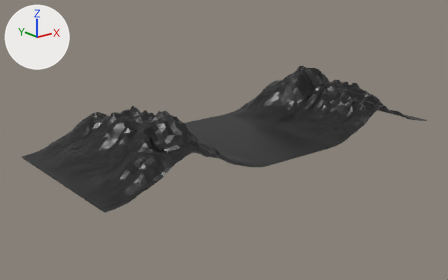
The COLLADA model assets/bgmountains.dae: old version first, new version second.
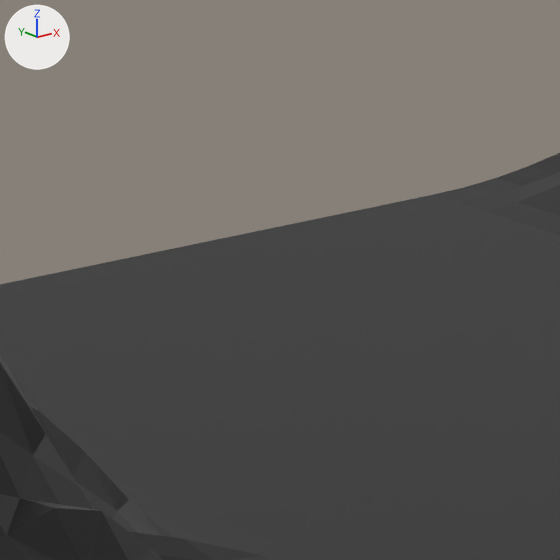
There are two pictures of each version: one whole from a camera (50 mm lens) standing at (-97.8, -94.5, 46.2) and looking at (-5.1, 21.4, -0.2), one close up on the part from 42% to 53% of the width and 35% to 52% of the height. Every picture has the same lights, and +X, +Y and +Z are marked at upper left. Where no turn or scale is listed for an object, it has been applied to the vertices.

The first close-up shows 'Landscape'.
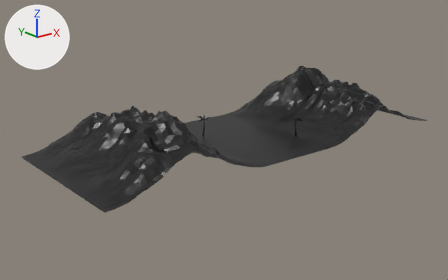
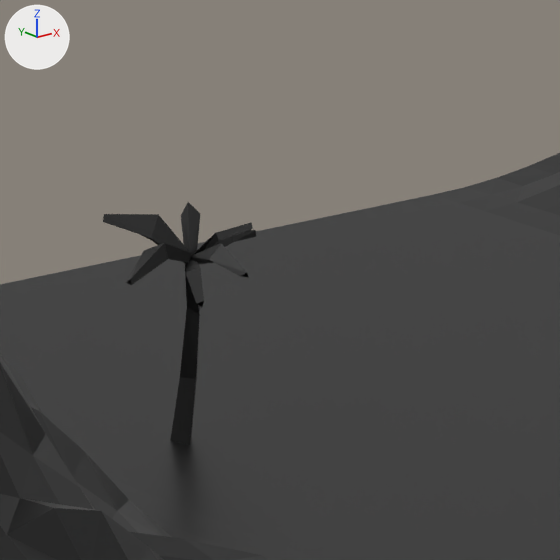
Location of each change, (x1, y1, x2, y2) in pixels of the close-ups (560 x 560 px):
'Palm', added (black)
    after: (103, 202, 256, 445)

The change, as a diff of the scene's bpy script:
```diff
--- a/assets/bgmountains.dae.py
+++ b/assets/bgmountains.dae.py
@@ mat_material @@
+mat_material = principled_material('Material')
+mat_material.base_color = (0.0, 0.0, 0.0)  # black #000000
+mat_material.roughness = 0.44
@@ me_palm @@
+me_palm.from_pydata(...)  # 84 vertices, 114 faces; spans x -2.45..1.85, y -2.41..2.15, z 0.0..5.12
+me_palm.materials.append(mat_material)  # black #000000
@@ ob_palm @@
+ob_palm = bpy.data.objects.new('Palm', me_palm)
+ob_palm.location = (-7.04, 27.24, 0.0)
```
